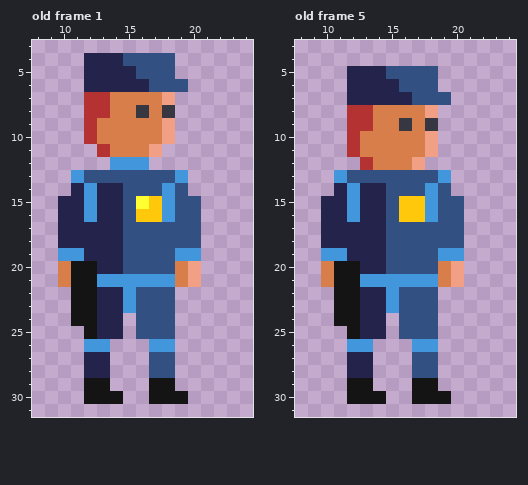
A pixel-art file gets an edit: assets/asesprite/cop.ase. This is how it looked before the edit.
32x32 pixels, 5 frames. Shown: old frame 1: x 8..24, y 3..31; old frame 5: x 8..24, y 3..31. The commit also changed other frames, which this record leaves out.
And afterwards:
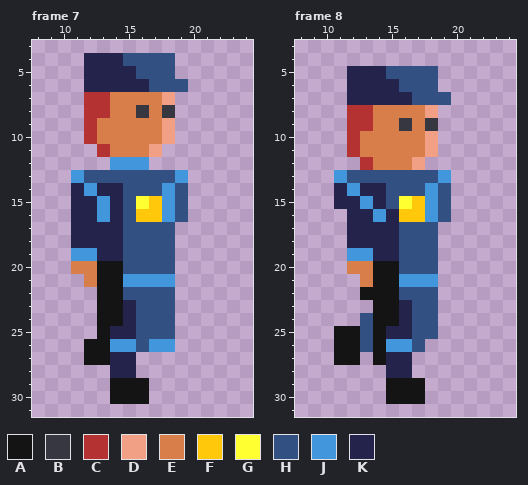
Palette (. is transparent): A #141414  B #373741  C #b43232  D #f2a085  E #d77e4b  F #ffc80a  G #ffff32  H #325082  J #4196dc  K #23234b
A new or re-ordered frame is compared with the old frame closest to it.
Author's note on the commit: Add hero & cops
The exact change:
frames 5 -> 27
Frame 7 is new; against old frame 1:
Colour A is added in row 29 at x 14 to 16; in row 30 at x 15 to 16.
Colour A replaces colour J in row 21 at x 13 to 14; in row 26 at x 12 to 13.
Colour A replaces colour K in row 20 at x 13 to 14; in rows 22 to 24 at x 13 to 14; in row 25 at x 13; in row 27 at x 12 to 13.
Colour E replaces colour A in row 20 at x 11 to 12; in row 21 at x 12.
Colour H is added in row 26 at x 16.
Colour H replaces colour J in row 22 at x 15.
Colour J is added in row 26 at x 14 to 15.
Colour J replaces colour K in rows 15 to 16 at x 13; in row 19 at x 12.
Colour K is added in rows 24 to 25 at x 15; in rows 27 to 28 at x 14 to 15.
Colour K replaces colour J in rows 15 to 16 at x 12; in row 23 at x 15.
Colour A is removed in row 21 at x 11; in rows 22 to 24 at x 11 to 12; in row 25 at x 12; in row 29 at x 12 to 13 and 17 to 18; in row 30 at x 12 to 13 and 17 to 19.
Colour D is removed in rows 20 to 21 at x 20.
Colour E is removed in rows 20 to 21 at x 10 and 19.
Colour H is removed in rows 15 to 16 at x 20; in rows 17 to 18 at x 19 to 20; in rows 27 to 28 at x 17 to 18.
Colour J is removed in row 19 at x 10 and 19 to 20.
Colour K is removed in rows 15 to 18 at x 10; in row 28 at x 12 to 13.
Frame 8 is new; against old frame 5:
Colour A is added in row 24 at x 15; in row 25 at x 11; in rows 26 to 27 at x 11 and 14; in rows 29 to 30 at x 15 to 16.
Colour A replaces colour H in row 20 at x 15.
Colour A replaces colour J in row 21 at x 14 to 15; in rows 22 to 23 at x 15; in row 26 at x 12.
Colour A replaces colour K in row 20 at x 14; in row 22 at x 13 to 14; in rows 23 to 25 at x 14; in row 27 at x 12.
Colour E replaces colour A in row 20 at x 12.
Colour E replaces colour J in row 21 at x 13.
Colour E replaces colour K in row 20 at x 13.
Colour G replaces colour F in row 15 at x 16.
Colour H replaces colour J in row 26 at x 13 and 17.
Colour H replaces colour K in rows 24 to 25 at x 13.
Colour J is added in row 26 at x 15 to 16.
Colour J replaces colour K in row 15 at x 13; in row 16 at x 14; in row 19 at x 12 to 13.
Colour K is added in row 25 at x 15; in rows 27 to 28 at x 15 to 16.
Colour K replaces colour H in rows 16 to 19 at x 15; in rows 23 to 25 at x 16.
Colour K replaces colour J in rows 15 to 16 at x 12.
Colour A is removed in row 20 at x 11; in rows 21 to 24 at x 11 to 12; in row 29 at x 12 to 13 and 18; in row 30 at x 12 to 14 and 18 to 19.
Colour D is removed in rows 20 to 21 at x 20.
Colour E is removed in rows 20 to 21 at x 10 and 19.
Colour H is removed in rows 15 to 16 at x 20; in rows 17 to 18 at x 19 to 20; in rows 27 to 28 at x 17 to 18.
Colour J is removed in row 19 at x 10 to 11 and 19 to 20; in row 26 at x 18.
Colour K is removed in row 15 at x 10; in rows 16 to 18 at x 10 to 11; in row 23 at x 13; in row 27 at x 13; in row 28 at x 12 to 13.
Where, in picture pixels (left, top, right, bottom), the same in both pictures:
changed: (58, 196, 201, 404)
changed: (321, 196, 464, 404)
